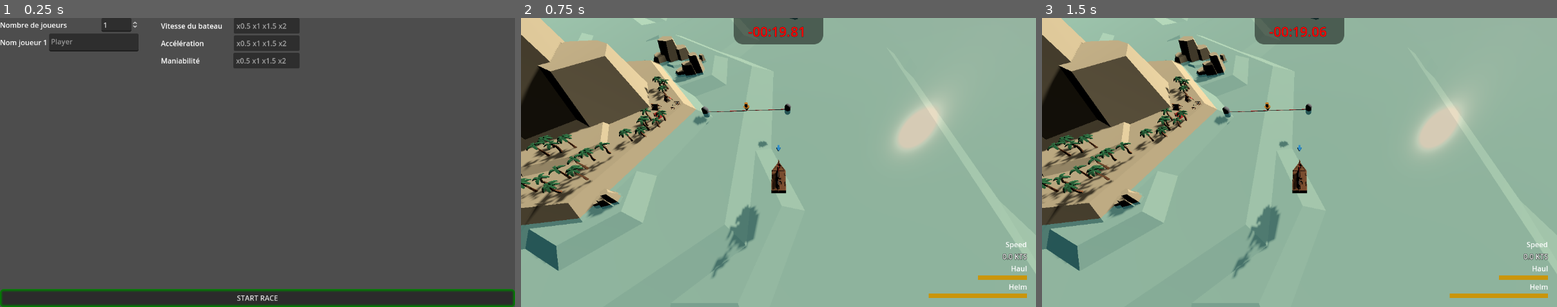
Above: before the commit, frames 1-3 (left to right).
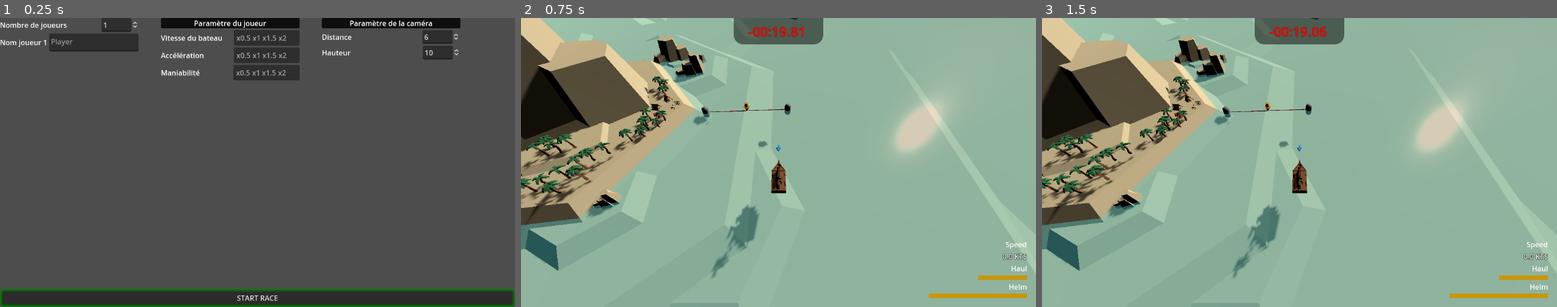
Above: after the commit, the same moments.

Repository: loiclovitana/Crapirate
Game: Godot game, scene res://src/main.tscn
Same seed, same stepped clock (60 frames per second), same inputs: the game is played once before the commit and once after it.
Inputs (mouse positions are in pixels of both pictures, inside the frame that each line leads up to):
- Up to frame 1 (0.25 s): no input
- Up to frame 2 (0.75 s): click "START RACE" at 0.5 s
- Up to frame 3 (1.5 s): tap Enter at 1.25 s; move the mouse to (1412, 148) at 1.27 s; click (1412, 148) at 1.42 s

The runs differ from the first frame. In frame 1, 4.1% of the frame differs, in the area x 31-90%, y 0-22%; in frame 2, nothing differs; in frame 3, nothing differs.

Commit message:
set camera

Diff:
--- a/src/main.gd
+++ b/src/main.gd
@@ -31,6 +31,12 @@
 
 func get_nb_player():
 	return int(%NumberOfPlayer.get_value())
+
+func get_camera_distance():
+	return int(%CameraDistance.get_value())
+
+func get_camera_hauteur():
+	return int(%CameraHauteur.get_value())
 
 func get_vitesse():
 	const vitesses = [6,10,16,22,10]
@@ -88,7 +94,7 @@
 	#camera
 	var camera = StaticCamera.new()
 	player.add_child(camera)
-	camera.set_position(Vector3(0,10,6))
+	camera.set_position(Vector3(0,get_camera_hauteur(),get_camera_distance()))
 	for i in range(1,10):
 		camera.set_cull_mask_value(PlayerView.PLAYER_VIEW_ID_OFFSET+i,false)
 	camera.set_cull_mask_value(PlayerView.PLAYER_VIEW_ID_OFFSET+p_id,true)
--- a/src/main.tscn
+++ b/src/main.tscn
@@ -1,10 +1,17 @@
-[gd_scene load_steps=7 format=3 uid="uid://bq4wyds1k7lgo"]
+[gd_scene load_steps=8 format=3 uid="uid://bq4wyds1k7lgo"]
 
 [ext_resource type="Script" path="res://src/main.gd" id="1_f13lg"]
 [ext_resource type="Script" path="res://src/interface/MainMenu/DynamicPlayerNameInput.gd" id="2_cvfrw"]
 [ext_resource type="PackedScene" uid="uid://bw1rw6s1mabbo" path="res://src/interface/MainMenu/player_name_input.tscn" id="3_7u260"]
 [ext_resource type="Script" path="res://src/interface/MainMenu/RecordsDisplay.gd" id="4_s7t4w"]
 [ext_resource type="PackedScene" uid="uid://c3i0qqi04ecyw" path="res://src/interface/MainMenu/record_line.tscn" id="5_j8utw"]
+
+[sub_resource type="StyleBoxFlat" id="StyleBoxFlat_vyu3n"]
+bg_color = Color(0.054902, 0.054902, 0.054902, 1)
+corner_radius_top_left = 3
+corner_radius_top_right = 3
+corner_radius_bottom_right = 3
+corner_radius_bottom_left = 3
 
 [sub_resource type="StyleBoxFlat" id="StyleBoxFlat_5a2kh"]
 bg_color = Color(0.168627, 0.168627, 0.168627, 1)
@@ -46,20 +53,20 @@
 layout_mode = 2
 theme_override_constants/separation = 50
 
-[node name="VBoxContainer" type="VBoxContainer" parent="MainMenu/VBoxContainer3/HBoxContainer"]
+[node name="NBPlayers" type="VBoxContainer" parent="MainMenu/VBoxContainer3/HBoxContainer"]
 custom_minimum_size = Vector2(300, 0)
 layout_mode = 2
 
-[node name="Container" type="HBoxContainer" parent="MainMenu/VBoxContainer3/HBoxContainer/VBoxContainer"]
+[node name="Container" type="HBoxContainer" parent="MainMenu/VBoxContainer3/HBoxContainer/NBPlayers"]
 custom_minimum_size = Vector2(300, 30)
 layout_mode = 2
 
-[node name="Label" type="Label" parent="MainMenu/VBoxContainer3/HBoxContainer/VBoxContainer/Container"]
+[node name="Label" type="Label" parent="MainMenu/VBoxContainer3/HBoxContainer/NBPlayers/Container"]
 layout_mode = 2
 size_flags_horizontal = 3
 text = "Nombre de joueurs"
 
-[node name="NumberOfPlayer" type="SpinBox" parent="MainMenu/VBoxContainer3/HBoxContainer/VBoxContainer/Container"]
+[node name="NumberOfPlayer" type="SpinBox" parent="MainMenu/VBoxContainer3/HBoxContainer/NBPlayers/Container"]
 unique_name_in_owner = true
 custom_minimum_size = Vector2(50, 0)
 layout_mode = 2
@@ -67,26 +74,32 @@
 max_value = 4.0
 value = 1.0
 
-[node name="DynamicPlayerNameInput" type="VBoxContainer" parent="MainMenu/VBoxContainer3/HBoxContainer/VBoxContainer"]
+[node name="DynamicPlayerNameInput" type="VBoxContainer" parent="MainMenu/VBoxContainer3/HBoxContainer/NBPlayers"]
 unique_name_in_owner = true
 layout_mode = 2
 script = ExtResource("2_cvfrw")
 
-[node name="PlayerNameInput" parent="MainMenu/VBoxContainer3/HBoxContainer/VBoxContainer/DynamicPlayerNameInput" instance=ExtResource("3_7u260")]
-layout_mode = 2
-
-[node name="VBoxContainer2" type="VBoxContainer" parent="MainMenu/VBoxContainer3/HBoxContainer"]
+[node name="PlayerNameInput" parent="MainMenu/VBoxContainer3/HBoxContainer/NBPlayers/DynamicPlayerNameInput" instance=ExtResource("3_7u260")]
+layout_mode = 2
+
+[node name="playerStats" type="VBoxContainer" parent="MainMenu/VBoxContainer3/HBoxContainer"]
 custom_minimum_size = Vector2(310, 0)
 layout_mode = 2
 
-[node name="VBoxContainer" type="HBoxContainer" parent="MainMenu/VBoxContainer3/HBoxContainer/VBoxContainer2"]
-layout_mode = 2
-
-[node name="Label" type="Label" parent="MainMenu/VBoxContainer3/HBoxContainer/VBoxContainer2/VBoxContainer"]
+[node name="Label" type="Label" parent="MainMenu/VBoxContainer3/HBoxContainer/playerStats"]
+layout_mode = 2
+theme_override_styles/normal = SubResource("StyleBoxFlat_vyu3n")
+text = "Paramètre du joueur"
+horizontal_alignment = 1
+
+[node name="VBoxContainer" type="HBoxContainer" parent="MainMenu/VBoxContainer3/HBoxContainer/playerStats"]
+layout_mode = 2
+
+[node name="Label" type="Label" parent="MainMenu/VBoxContainer3/HBoxContainer/playerStats/VBoxContainer"]
 layout_mode = 2
 text = "Vitesse du bateau     "
 
-[node name="VitesseSelection" type="ItemList" parent="MainMenu/VBoxContainer3/HBoxContainer/VBoxContainer2/VBoxContainer"]
+[node name="VitesseSelection" type="ItemList" parent="MainMenu/VBoxContainer3/HBoxContainer/playerStats/VBoxContainer"]
 unique_name_in_owner = true
 layout_mode = 2
 size_flags_horizontal = 3
@@ -98,14 +111,14 @@
 item_2/text = "x1.5"
 item_3/text = "x2"
 
-[node name="VBoxContainer2" type="HBoxContainer" parent="MainMenu/VBoxContainer3/HBoxContainer/VBoxContainer2"]
-layout_mode = 2
-
-[node name="Label" type="Label" parent="MainMenu/VBoxContainer3/HBoxContainer/VBoxContainer2/VBoxContainer2"]
+[node name="VBoxContainer2" type="HBoxContainer" parent="MainMenu/VBoxContainer3/HBoxContainer/playerStats"]
+layout_mode = 2
+
+[node name="Label" type="Label" parent="MainMenu/VBoxContainer3/HBoxContainer/playerStats/VBoxContainer2"]
 layout_mode = 2
 text = "Accélération               "
 
-[node name="AccelerationSelection" type="ItemList" parent="MainMenu/VBoxContainer3/HBoxContainer/VBoxContainer2/VBoxContainer2"]
+[node name="AccelerationSelection" type="ItemList" parent="MainMenu/VBoxContainer3/HBoxContainer/playerStats/VBoxContainer2"]
 unique_name_in_owner = true
 layout_mode = 2
 size_flags_horizontal = 3
@@ -117,14 +130,14 @@
 item_2/text = "x1.5"
 item_3/text = "x2"
 
-[node name="VBoxContainer3" type="HBoxContainer" parent="MainMenu/VBoxContainer3/HBoxContainer/VBoxContainer2"]
-layout_mode = 2
-
-[node name="Label" type="Label" parent="MainMenu/VBoxContainer3/HBoxContainer/VBoxContainer2/VBoxContainer3"]
+[node name="VBoxContainer3" type="HBoxContainer" parent="MainMenu/VBoxContainer3/HBoxContainer/playerStats"]
+layout_mode = 2
+
+[node name="Label" type="Label" parent="MainMenu/VBoxContainer3/HBoxContainer/playerStats/VBoxContainer3"]
 layout_mode = 2
 text = "Maniabilité                 "
 
-[node name="ManiabilitySelection" type="ItemList" parent="MainMenu/VBoxContainer3/HBoxContainer/VBoxContainer2/VBoxContainer3"]
+[node name="ManiabilitySelection" type="ItemList" parent="MainMenu/VBoxContainer3/HBoxContainer/playerStats/VBoxContainer3"]
 unique_name_in_owner = true
 layout_mode = 2
 size_flags_horizontal = 3
@@ -135,6 +148,46 @@
 item_1/text = "x1"
 item_2/text = "x1.5"
 item_3/text = "x2"
+
+[node name="CameraSettings" type="VBoxContainer" parent="MainMenu/VBoxContainer3/HBoxContainer"]
+custom_minimum_size = Vector2(310, 0)
+layout_mode = 2
+
+[node name="Label" type="Label" parent="MainMenu/VBoxContainer3/HBoxContainer/CameraSettings"]
+layout_mode = 2
+theme_override_styles/normal = SubResource("StyleBoxFlat_vyu3n")
+text = "Paramètre de la caméra"
+horizontal_alignment = 1
+
+[node name="VBoxContainer" type="HBoxContainer" parent="MainMenu/VBoxContainer3/HBoxContainer/CameraSettings"]
+layout_mode = 2
+
+[node name="Label" type="Label" parent="MainMenu/VBoxContainer3/HBoxContainer/CameraSettings/VBoxContainer"]
+layout_mode = 2
+text = "Distance                                     "
+
+[node name="CameraDistance" type="SpinBox" parent="MainMenu/VBoxContainer3/HBoxContainer/CameraSettings/VBoxContainer"]
+unique_name_in_owner = true
+layout_mode = 2
+min_value = 3.0
+max_value = 20.0
+step = 0.5
+value = 6.0
+
+[node name="VBoxContainer2" type="HBoxContainer" parent="MainMenu/VBoxContainer3/HBoxContainer/CameraSettings"]
+layout_mode = 2
+
+[node name="Label" type="Label" parent="MainMenu/VBoxContainer3/HBoxContainer/CameraSettings/VBoxContainer2"]
+layout_mode = 2
+text = "Hauteur                                      "
+
+[node name="CameraHauteur" type="SpinBox" parent="MainMenu/VBoxContainer3/HBoxContainer/CameraSettings/VBoxContainer2"]
+unique_name_in_owner = true
+layout_mode = 2
+min_value = 2.0
+max_value = 30.0
+step = 0.5
+value = 10.0
 
 [node name="RecordsDisplay" type="VBoxContainer" parent="MainMenu/VBoxContainer3"]
 unique_name_in_owner = true
@@ -159,5 +212,5 @@
 theme_override_styles/normal = SubResource("StyleBoxFlat_5a2kh")
 text = "START RACE"
 
-[connection signal="value_changed" from="MainMenu/VBoxContainer3/HBoxContainer/VBoxContainer/Container/NumberOfPlayer" to="MainMenu/VBoxContainer3/HBoxContainer/VBoxContainer/DynamicPlayerNameInput" method="_on_number_player_value_changed"]
+[connection signal="value_changed" from="MainMenu/VBoxContainer3/HBoxContainer/NBPlayers/Container/NumberOfPlayer" to="MainMenu/VBoxContainer3/HBoxContainer/NBPlayers/DynamicPlayerNameInput" method="_on_number_player_value_changed"]
 [connection signal="pressed" from="MainMenu/StartButton" to="." method="_on_start_button_pressed"]
